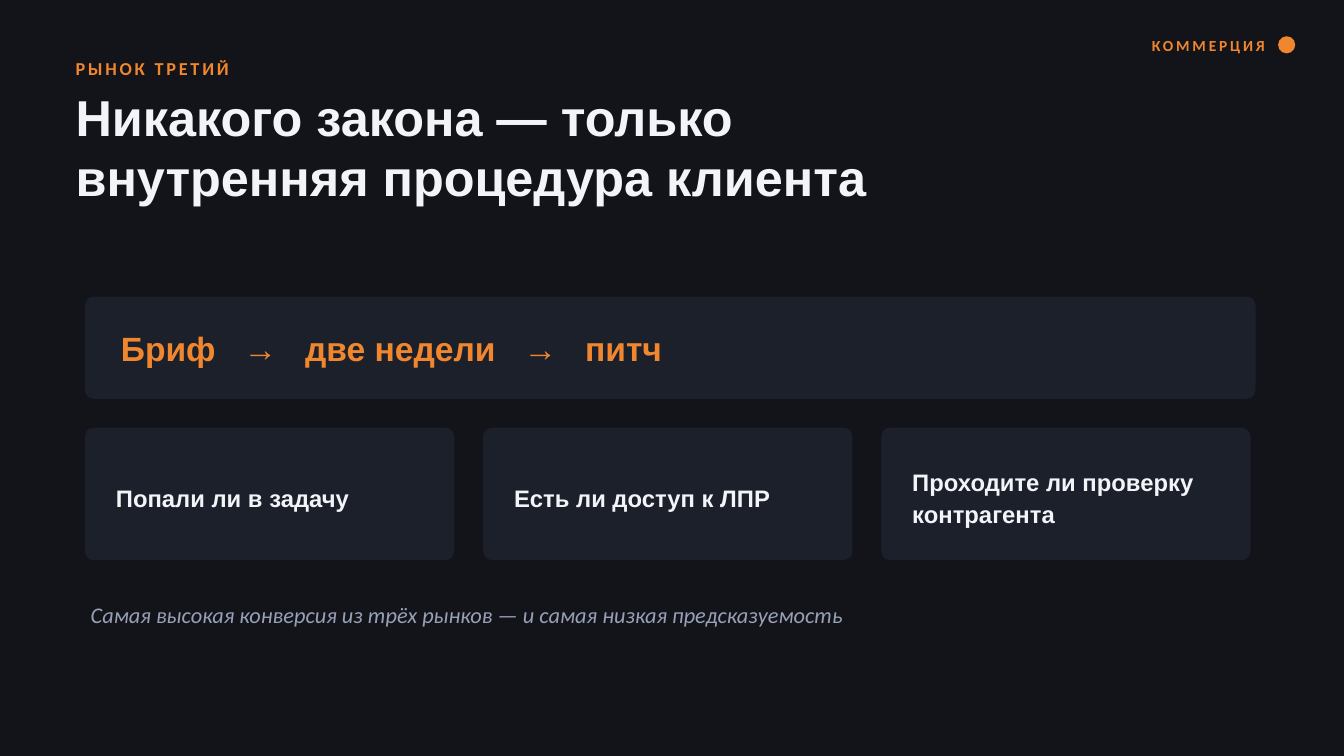
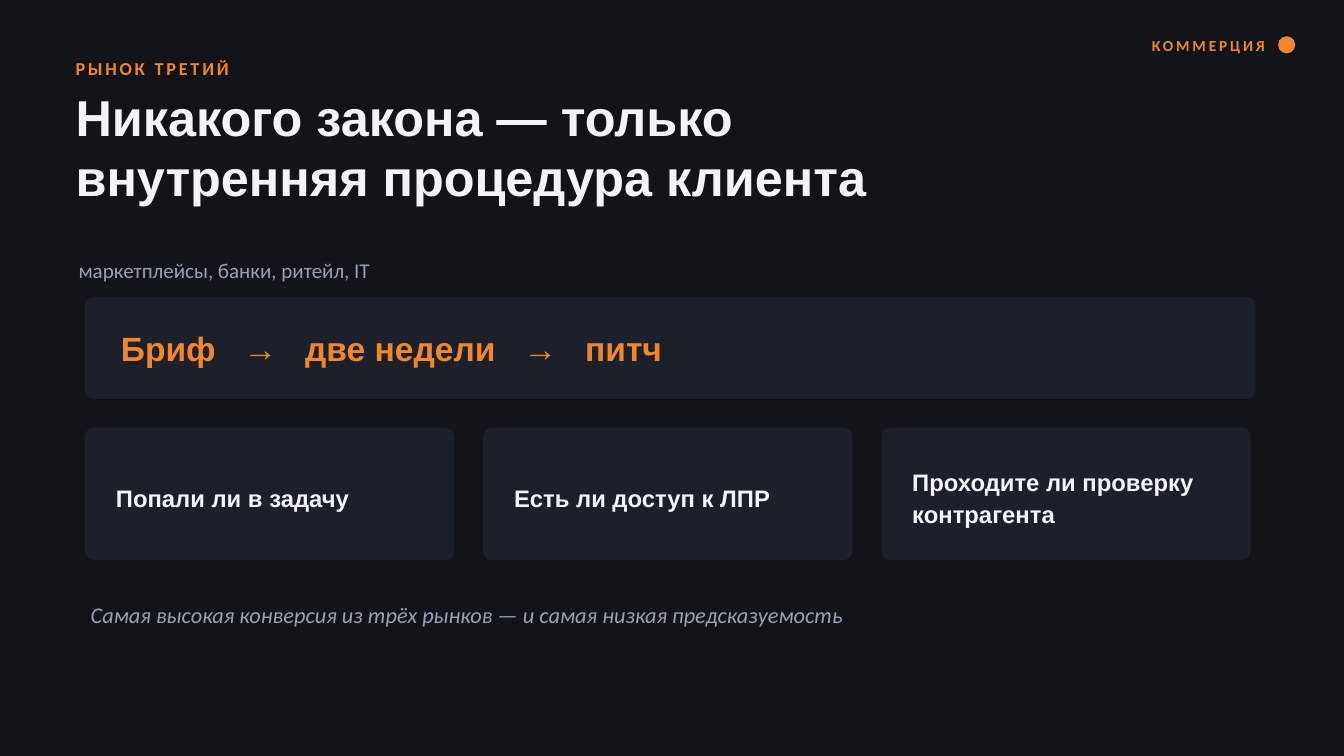
Before and after one commit to t4993408232-collab/analizator-bot, a slide deck: slide 17 of talks/2026-08-06-prodavay-kak-faunder/Как-выигрывать-тендеры.pptx (slide 18 before the commit). Drawn at 1344x756 pixels with LibreOffice and Linux fonts; fonts in the diff are those of the drawing. Boxes give left, top, right and bottom in pixels: in the first picture for what was removed or moved away, otherwise in the second. Text is boxed around its words. In the diff, an @@ line names an element or a change of style, - is before the commit and + after.

```diff
--- a/talks/2026-08-06-prodavay-kak-faunder/Как-выигрывать-тендеры.pptx
+++ b/talks/2026-08-06-prodavay-kak-faunder/Как-выигрывать-тендеры.pptx
@@ text added at <box>79,264,369,282</box>, 15 pt, text #97A0B5 @@
+маркетплейсы, банки, ритейл, IT
```
Also in this commit, not shown: 6 other slides changed, 1 slide added, 2 slides removed, 4 other files.
